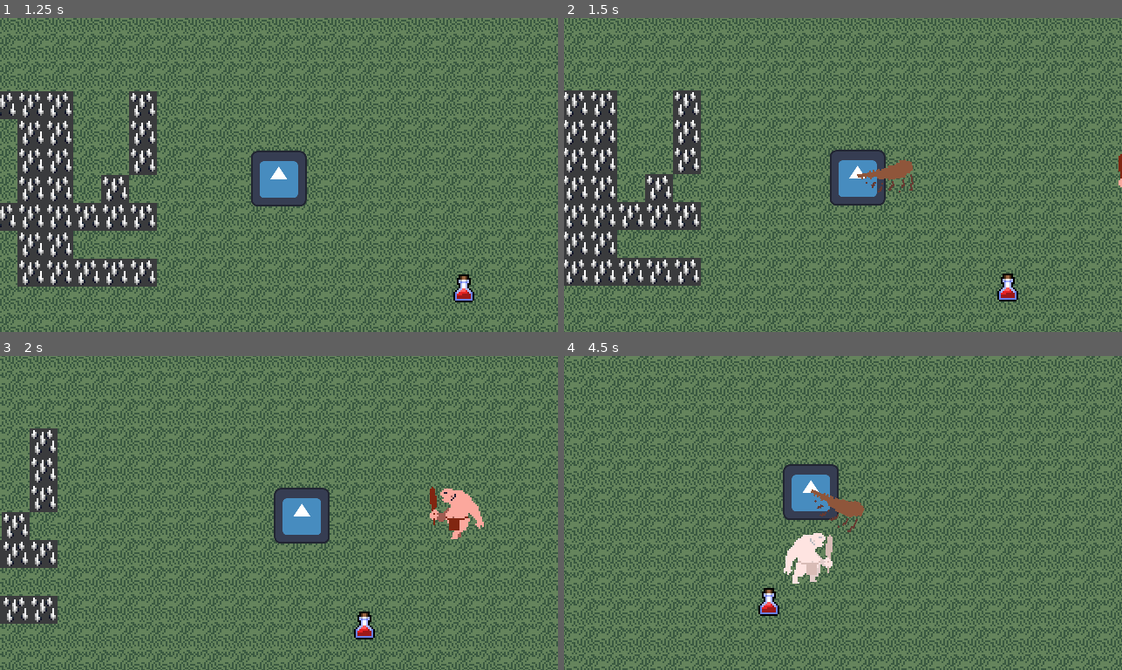
Above: before the commit, frames 1-4 (two rows, left to right).
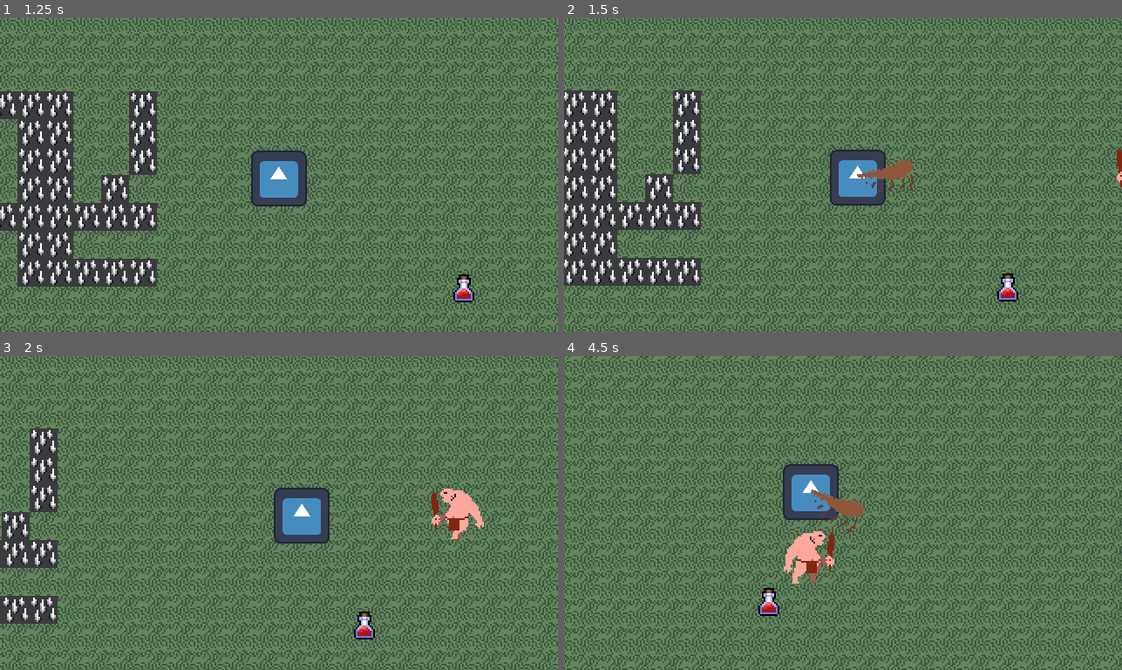
Above: after the commit, the same moments.

Repository: KxUgh/48h-game-jam-game
Game: Godot game, scene res://scenes/main_menu.tscn
Two runs of this game, one before a commit and one after it. Both use one fixed random seed, a clock stepped at 60 frames per second and the inputs below. The engine's default icon, where the game draws it, is replaced by a stand-in: a white triangle on a blue panel in a dark square.
Inputs (mouse positions are in pixels of both pictures, inside the frame that each line leads up to):
- Up to frame 1 (1.25 s): click "Game the Game" at 0.5 s
- Up to frame 2 (1.5 s): move the mouse to (965, 159) at 1.27 s; hold D (right) from 1.28 s (still down); click (965, 159) at 1.35 s
- Up to frame 3 (2 s): keep holding D (right)
- Up to frame 4 (4.5 s): move the mouse to (731, 528) at 2.02 s; release D (right) at 2.03 s; hold S (down) 2.03-2.78 s; click (731, 528) at 2.1 s; move the mouse to (898, 443) at 2.77 s; hold D (right) 2.78-3.53 s; click (898, 443) at 2.85 s; move the mouse to (815, 575) at 3.52 s; hold W (up) 3.53-4.28 s; click (815, 575) at 3.6 s; move the mouse to (1010, 560) at 4.27 s; hold A (left) from 4.28 s (still down); click (1010, 560) at 4.35 s

Frame 1 is identical in both runs. In frame 2, less than 0.1% of the frame differs, in the area x 99-100%, y 41-54%; in frame 3, 0.1%; in frame 4, 1.0%, in the area x 39-49%, y 55-73%.

Commit message:
Fix player

Diff:
--- a/scenes/caveman.tscn
+++ b/scenes/caveman.tscn
@@ -161,6 +161,7 @@
 speed = 50.0
 max_health = 10.0
 attack_cooldown = 2.0
+damage_delay = 1.0
 
 [node name="CollisionShape2D" type="CollisionShape2D" parent="."]
 shape = SubResource("CapsuleShape2D_ttnv6")
--- a/scripts/caveman.gd
+++ b/scripts/caveman.gd
@@ -47,15 +47,17 @@
 	nav_agent.target_position = target.position
 
 func can_attack() -> bool:
-	return super()
+	return super() and position.distance_to(target.position) < attack_distance
 
-func take_damage(damage: float) -> void:
-	super(damage)
+func take_damage(damage: float) -> bool:
+	if not super(damage):
+		return false
 	request_animation_change("hit")
 	health -= damage
 	health = clampf(health,0,max_health)
 	if health == 0:
 		die()
+	return true
 
 func die() -> void:
 	queue_free()
--- a/scripts/enemy.gd
+++ b/scripts/enemy.gd
@@ -6,8 +6,8 @@
 func _physics_process(delta: float) -> void:
 	super(delta)
 
-func take_damage(damage: float) -> void:
-	super(damage)
+func take_damage(damage: float) -> bool:
+	return super(damage)
 
 func can_attack() -> bool:
 	return super()
--- a/scripts/entity.gd
+++ b/scripts/entity.gd
@@ -13,10 +13,11 @@
 	since_last_damage += delta
 	since_last_attack += delta
 
-func take_damage(_damage: float) -> void:
+func take_damage(_damage: float) -> bool:
 	if since_last_damage < damage_delay:
-		return
+		return false
 	since_last_damage = 0
+	return true
 
 func heal(_amount: float) -> void:
 	pass
--- a/scripts/player.gd
+++ b/scripts/player.gd
@@ -20,11 +20,13 @@
 
 	move_and_slide()
 
-func take_damage(damage: float) -> void:
-	super(damage)
+func take_damage(damage: float) -> bool:
+	if not super(damage):
+		return false
 	health -= damage
 	health = clampf(health,0,max_health)
 	print(health)
+	return true
 
 func heal(amount: float) -> void:
 	health += amount
